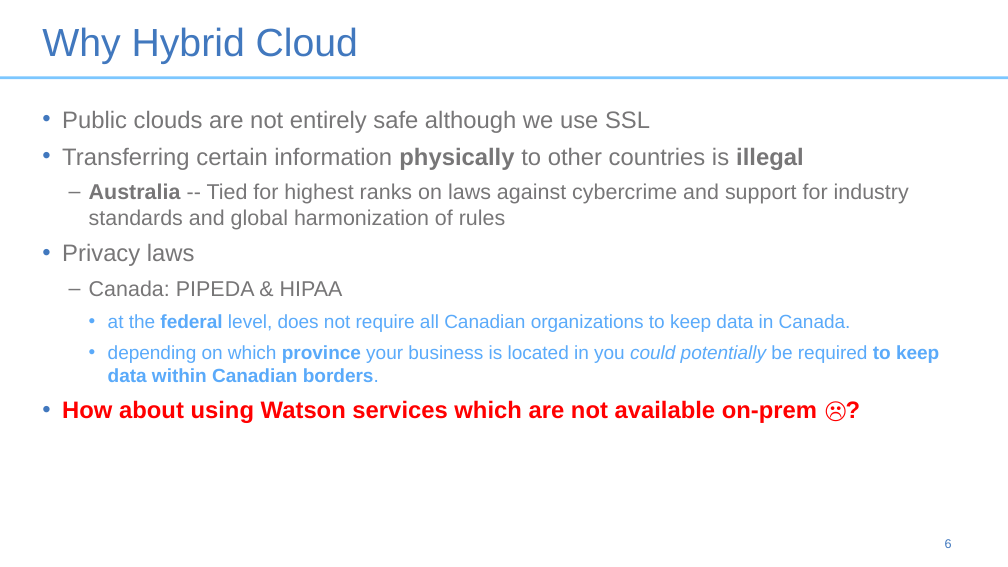
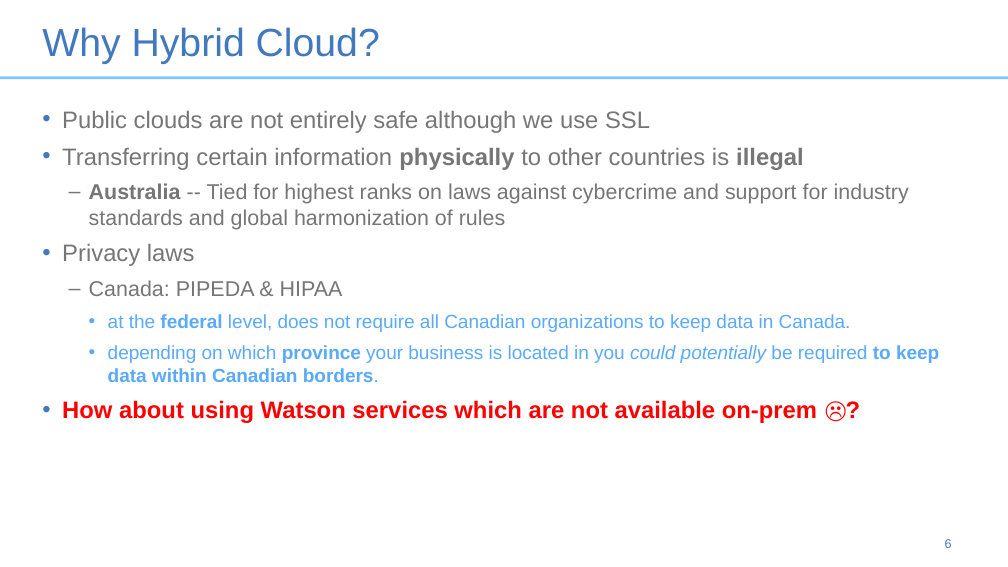
Before and after one commit to bhajian/talks, a slide deck: slide 6 of Tech-connect.ppt. Drawn at 1008x567 pixels with LibreOffice and Linux fonts; fonts in the diff are those of the drawing. Boxes give left, top, right and bottom in pixels: in the first picture for what was removed or moved away, otherwise in the second. Text is boxed around its words. In the diff, an @@ line names an element or a change of style, - is before the commit and + after.

```diff
--- a/Tech-connect.ppt
+++ b/Tech-connect.ppt
@@ title at <box>42,27,380,64</box>: text changed @@
-Why Hybrid Cloud
+Why Hybrid Cloud?
```
Also in this commit, not shown: 6 other slides changed, 1 slide added, 1 slide removed.
